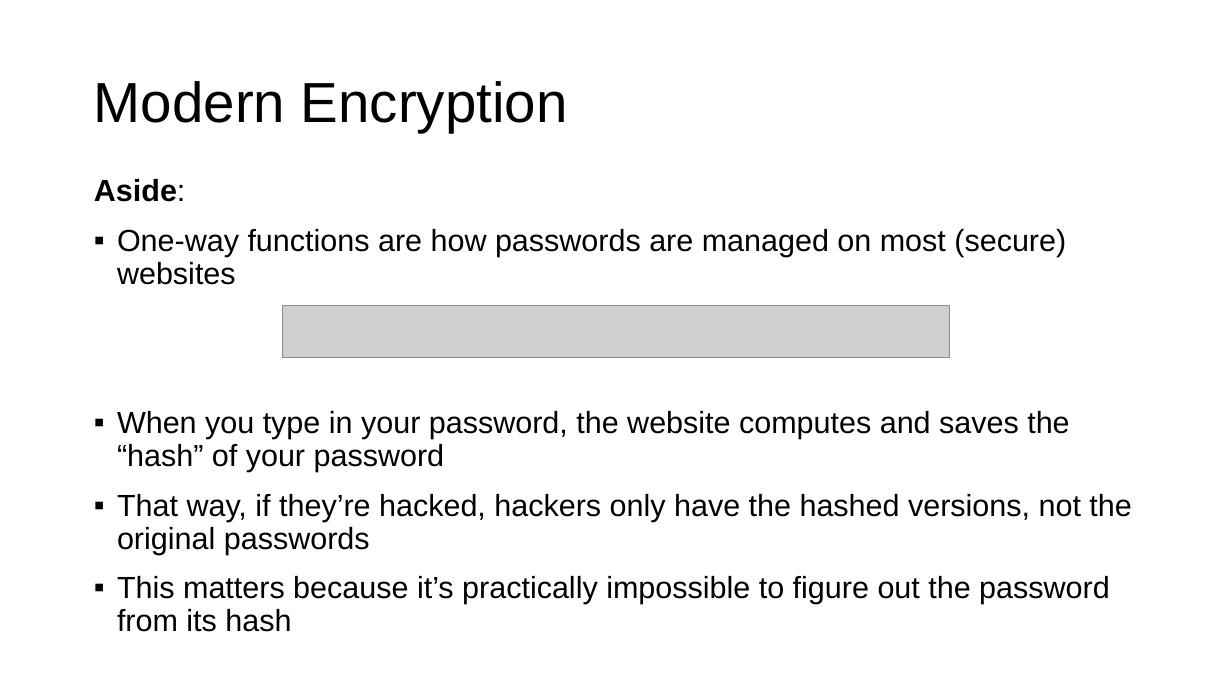
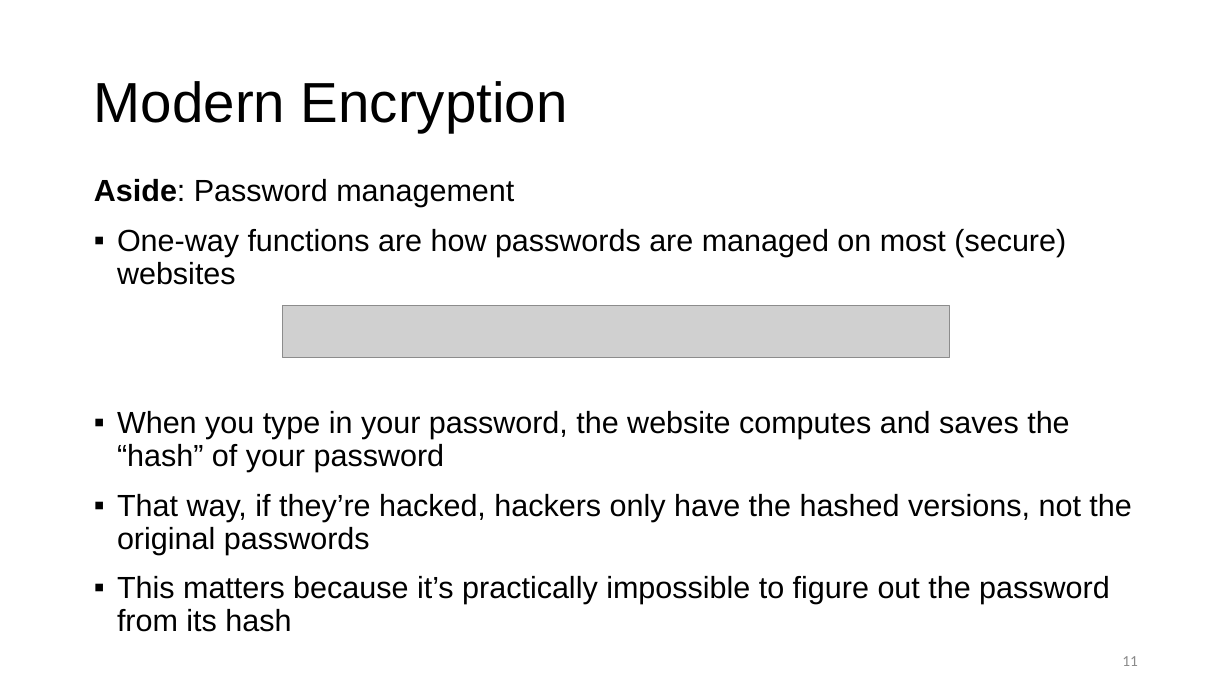
Before and after one commit to sarttiso/digital-security, a slide deck: slide 11 of digital_security_strikeU.pptx (slide 10 before the commit). Drawn at 1232x693 pixels with LibreOffice and Linux fonts; fonts in the diff are those of the drawing; grey boxes stand for pictures. Boxes give left, top, right and bottom in pixels: in the first picture for what was removed or moved away, otherwise in the second. Text is boxed around its words. In the diff, an @@ line names an element or a change of style, - is before the commit and + after.

```diff
--- a/digital_security_strikeU.pptx
+++ b/digital_security_strikeU.pptx
@@ text at box(94, 179, 514, 207): text changed; bold off @@
-Aside:
+Aside: Password management
@@ page number added at box(1122, 656, 1138, 666), 12 pt, text #8C8C8C @@
+11
```
Also in this commit, not shown: 17 other slides changed, 11 slides added, 1 slide removed, 8 other files.
